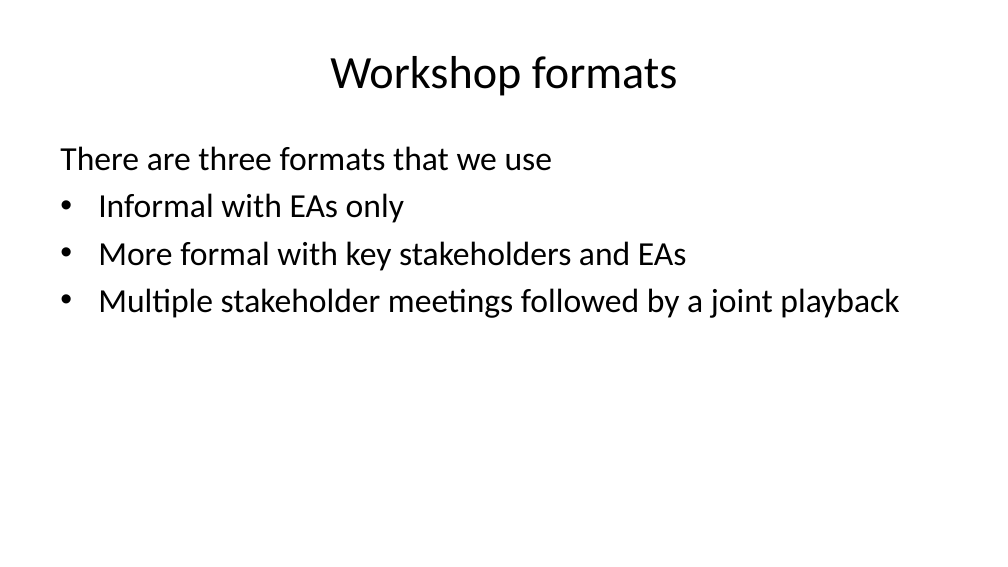
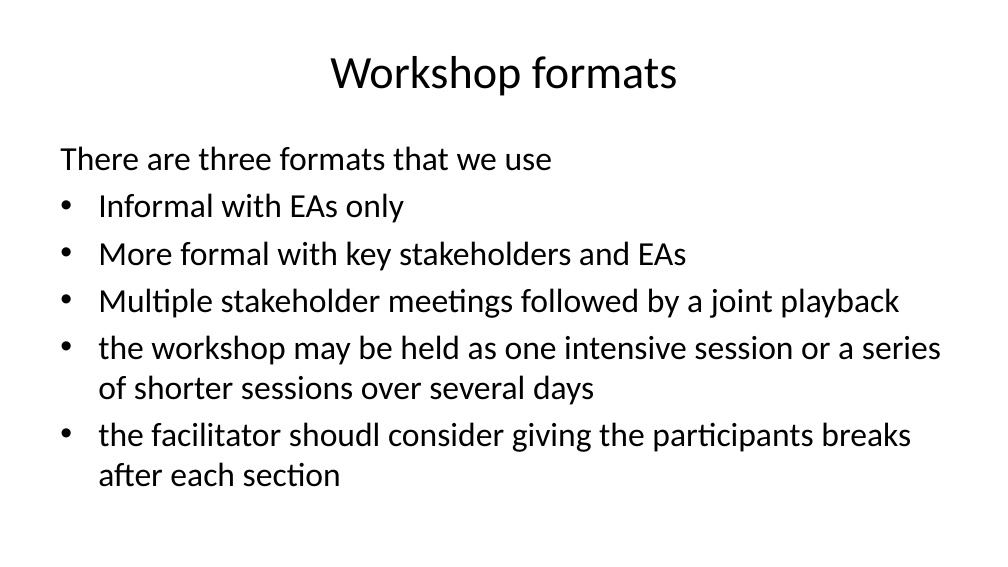
Before and after one commit to Open-Archypelago/Archypelago, a slide deck: slide 8 of building-blocks/problem-statement/Architecture-Challenge.pptx. Drawn at 1008x567 pixels with LibreOffice and Linux fonts; fonts in the diff are those of the drawing. Boxes give left, top, right and bottom in pixels: in the first picture for what was removed or moved away, otherwise in the second. Text is boxed around its words. In the diff, an @@ line names an element or a change of style, - is before the commit and + after.

```diff
--- a/building-blocks/problem-statement/Architecture-Challenge.pptx
+++ b/building-blocks/problem-statement/Architecture-Challenge.pptx
@@ text at box(98, 335, 941, 487): paragraphs added @@
+• the workshop may be held as one intensive session or a series of shorter sessions over several days
+• the facilitator shoudl consider giving the participants breaks after each section
```
Also in this commit, not shown: 7 other slides changed, 2 slides added, 1 slide removed, 9 other files.
